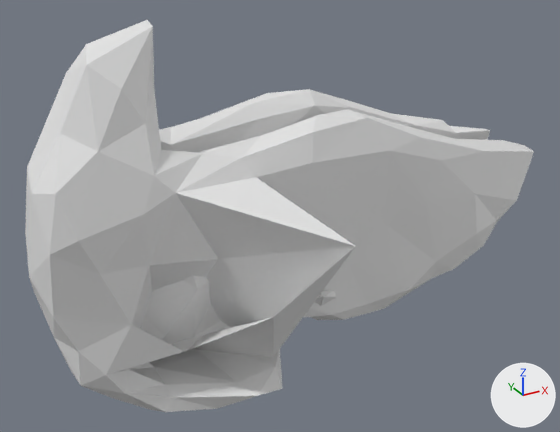
One commit to the OBJ model mesh_cnn/datasets/random_walks/T118.obj: the scene before it, then after it.
The view is the same before and after, from a 50 mm camera at (-0.959, -1.745, 0.898) aimed at (-0.035, -0.064, 0.058). Lighting does not change. The marker at lower right points along +X, +Y and +Z. Where no turn or scale is listed for an object, it has been applied to the vertices.

The first picture shows 'T118'.
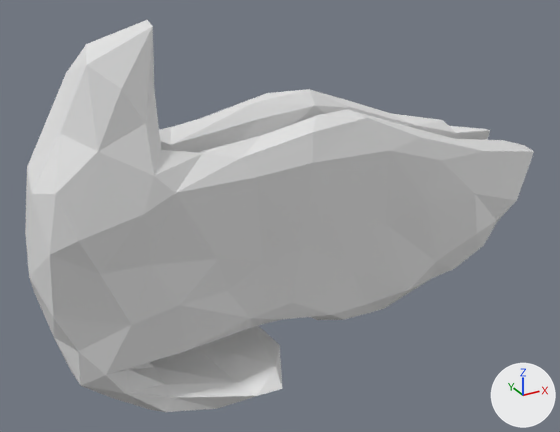
Boxes (x1, y1, x2, y2) around the edits, measured in the pictures (560 x 432 px; the box of a moved part takes in the faces that stretch with it):
```json
{"part": 1, "of": "me_t118", "change": "moved or reshaped", "before": [132, 177, 356, 357], "after": [132, 177, 300, 352]}
```

Scene script edits in JSON lines:
```json
{"block": "me_t118", "where": "me_t118.from_pydata(...)  # 252 vertices, 500 faces; spans x -0.7..0.87, y -0.46..0.21, z -0.44..0.59"}
{"block": "me_t118", "where": "# used by ob_t118; location = (0.0, 0.0, 0.0)"}
{"block": "me_t118", "change": "me_t118 part 1"}
{"op": "set", "path": "me_t118.vertices[186].co", "old": "(0.02, -0.2, -0.14)", "new": "(0.14, -0.08, -0.24)", "note": "pixel (323, 296) -> not seen"}
{"op": "set", "path": "me_t118.vertices[221].co", "old": "(-0.21, -0.35, -0.06)", "new": "(-0.17, -0.15, -0.17)", "note": "pixel (273, 317) -> pixel (250, 318)"}
{"op": "set", "path": "me_t118.vertices[228].co", "old": "(-0.12, -0.17, -0.3)", "new": "(-0.23, -0.15, -0.08)", "note": "pixel (273, 357) -> pixel (227, 291)"}
{"op": "set", "path": "me_t118.vertices[231].co", "old": "(-0.33, 0.14, -0.38)", "new": "(-0.37, -0.16, -0.08)", "note": "not seen -> pixel (180, 305)"}
{"op": "set", "path": "me_t118.vertices[238].co", "old": "(-0.06, -0.46, 0.14)", "new": "(-0.13, -0.16, -0.01)", "note": "pixel (355, 246) -> pixel (263, 261)"}
```
